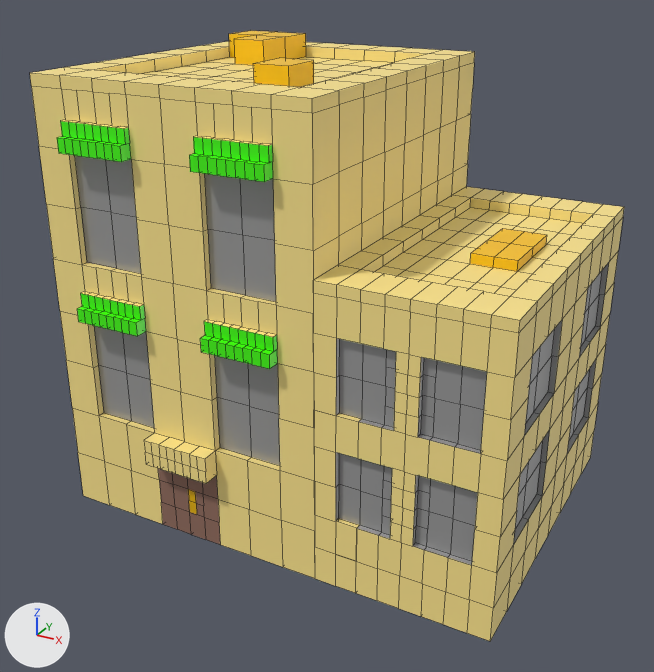
The FBX model Bird Gang/Assets/MayaMesh/orangeLShapeTower.fbx, before and after one commit.
One viewpoint serves both versions: a camera (50 mm lens) standing at (14.4, -26.9, 11.7) and looking at (0.2, -1.0, -1.2). Lighting does not change. The marker at lower left points along +X, +Y and +Z. Mesh edges are drawn as thin lines. Where no turn or scale is listed for an object, it has been applied to the vertices.

The first picture shows 'shorterBuilding', 'tallerBuilding'.
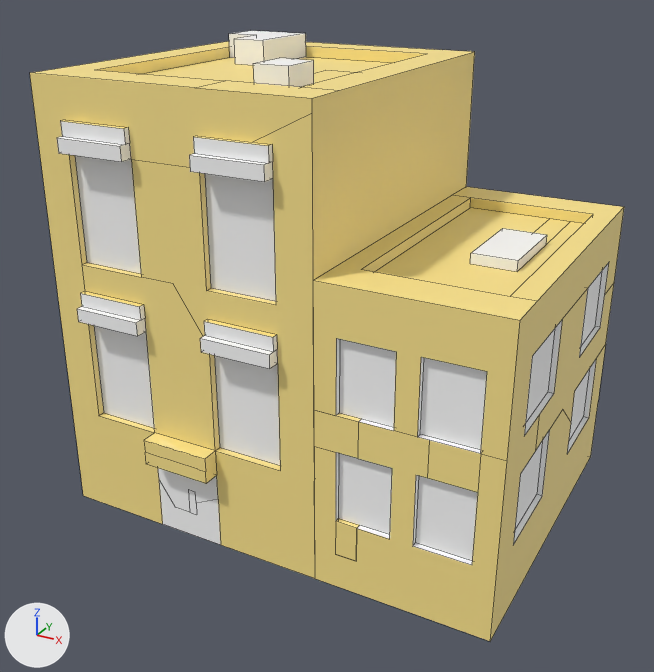
Where the newer file only moved an object's origin or applied its transform, the numbers keep the older frame.

What the commit changed:
In material 'towerWindow' (mat_towerwindow), metallic goes from 0.351 to 0.0.
Material 'towerWindow' (mat_towerwindow) changes colour from grey #acacac to white #ffffff; in linear values from (0.411, 0.411, 0.411) to (1.0, 1.0, 1.0).
Material 'towerTopParts' (mat_towertopparts) changes colour from yellow #ffc800 to white #ffffff; in linear values from (1.0, 0.576, 0.0) to (1.0, 1.0, 1.0).
In material 'towerTopParts' (mat_towertopparts), roughness goes from 0.4 to 0.553.
Material 'shopHighlights' (mat_shophighlights) changes colour from green #44ff00 to white #ffffff; in linear values from (0.0572, 1.0, 0.0) to (1.0, 1.0, 1.0).
Material 'cityHallDoor' (mat_cityhalldoor) changes colour from brown #936e5f to white #ffffff; in linear values from (0.292, 0.155, 0.114) to (1.0, 1.0, 1.0).
In material 'doorHandle' (mat_doorhandle), metallic goes from 0.311 to 0.0.
Material 'doorHandle' (mat_doorhandle) changes colour from yellow #ffc800 to white #ffffff; in linear values from (1.0, 0.576, 0.0) to (1.0, 1.0, 1.0).
In material 'doorHandle' (mat_doorhandle), roughness goes from 0.4 to 0.553.

Where the change shows, as pixel boxes (x1, y1, x2, y2) in the pictures (654 x 672 px):
'tallerBuilding', recoloured, surface changed
    both: (30, 31, 474, 568)
'shorterBuilding', recoloured, surface changed
    both: (313, 187, 623, 641)
